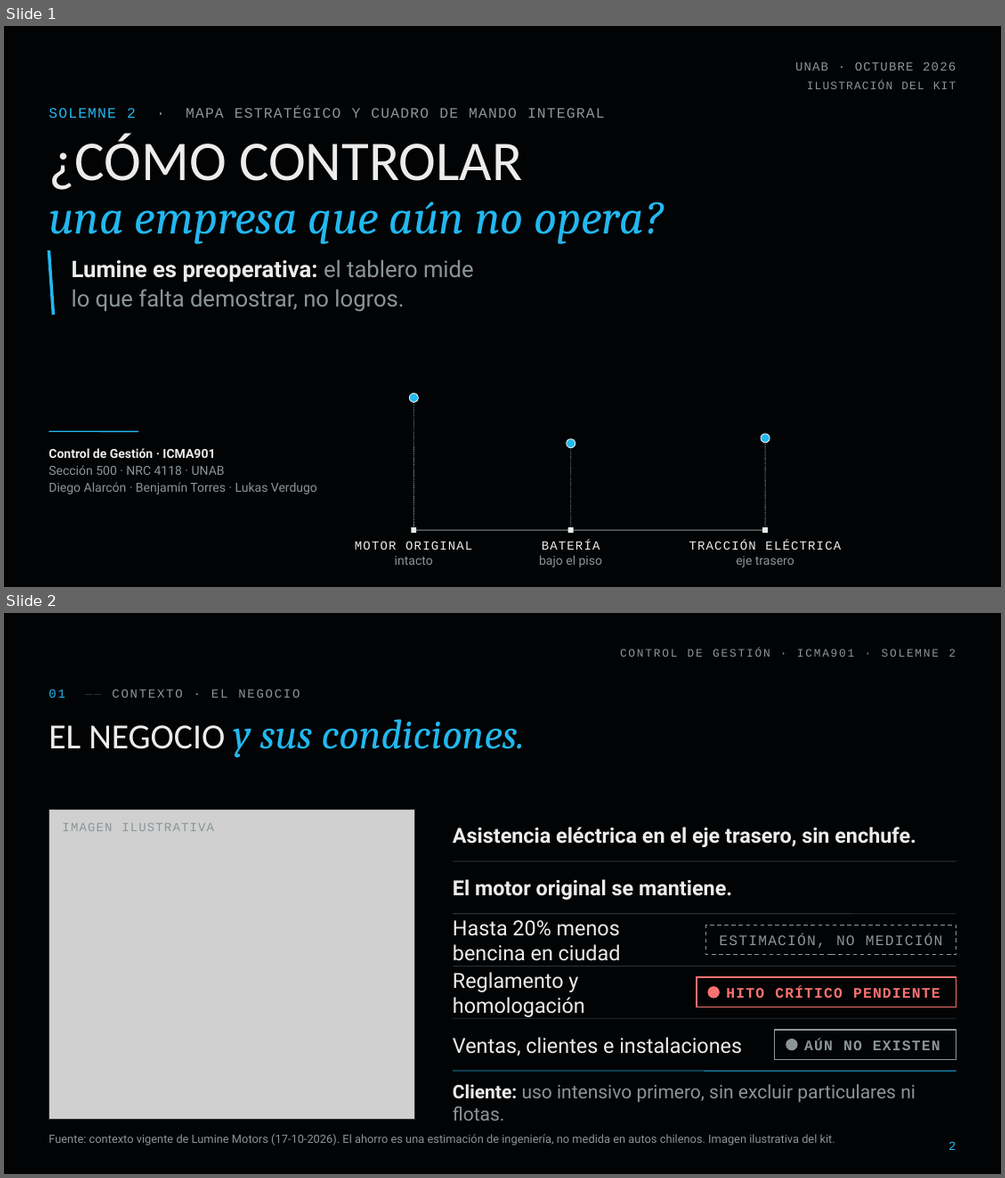
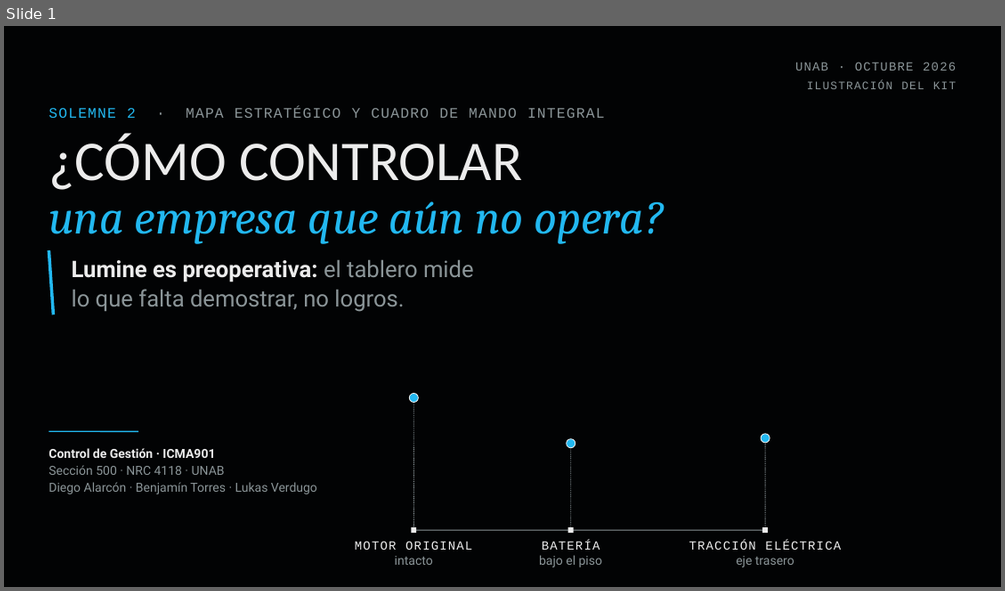
Before and after one commit to diegoaam0109-ux/lumine, a slide deck: solemne-2/Lumine_Solemne2_CMI_Control_de_Gestion.pptx. Shown one above the other, each under a label of ours: slides 1 and 2 before the commit, slide 1 after it. The pictures are 1005x1178 and 1005x591 pixels, drawn with LibreOffice and Linux fonts; fonts in the diff are those of the drawing; grey boxes stand for pictures; background and template pictures are left out. Boxes give left, top, right and bottom in pixels: in the first picture for what was removed or moved away, otherwise in the second. Text is boxed around its words. In the diff, an @@ line names an element or a change of style, - is before the commit and + after.

```diff
--- a/solemne-2/Lumine_Solemne2_CMI_Control_de_Gestion.pptx
+++ b/solemne-2/Lumine_Solemne2_CMI_Control_de_Gestion.pptx
@@ slide 2 removed at [4, 613, 1001, 1174], background #020304 @@
@@ text removed at [620, 649, 955, 657] @@
-CONTROL DE GESTIÓN · ICMA901 · SOLEMNE 2
@@ text removed at [48, 689, 299, 698] @@
-01 —— CONTEXTO · EL NEGOCIO
@@ title removed at [48, 719, 525, 757] @@
-EL NEGOCIO y sus condiciones.
@@ picture removed at [48, 809, 415, 1119] @@
@@ rectangle removed at [48, 809, 415, 1119] @@
@@ text removed at [62, 823, 214, 831] @@
-IMAGEN ILUSTRATIVA
@@ text removed at [453, 827, 916, 847] @@
-Asistencia eléctrica en el eje trasero, sin enchufe.
@@ line removed from (453, 861) to (956, 861) @@
@@ text removed at [453, 879, 732, 900] @@
-El motor original se mantiene.
@@ line removed from (453, 914) to (956, 914) @@
@@ text removed at [453, 920, 621, 961] @@
-Hasta 20% menos bencina en ciudad
@@ rectangle removed at [706, 925, 956, 955] @@
@@ text removed at [719, 934, 943, 948] @@
-ESTIMACIÓN, NO MEDICIÓN
@@ line removed from (453, 966) to (956, 966) @@
@@ text removed at [453, 972, 585, 1017] @@
-Reglamento y homologación
@@ rectangle removed at [696, 977, 956, 1007] @@
@@ ellipse removed at [708, 986, 720, 998] @@
@@ text removed at [726, 987, 940, 997] @@
-HITO CRÍTICO PENDIENTE
@@ line removed from (453, 1018) to (956, 1018) @@
@@ text removed at [453, 1037, 742, 1055] @@
-Ventas, clientes e instalaciones
@@ rectangle removed at [775, 1030, 956, 1060] @@
@@ ellipse removed at [786, 1038, 798, 1051] @@
@@ text removed at [804, 1039, 940, 1050] @@
-AÚN NO EXISTEN
@@ line removed from (453, 1070) to (956, 1070) @@
@@ text removed at [453, 1084, 915, 1120] @@
-Cliente: uso intensivo primero, sin excluir particulares ni flotas.
@@ text removed at [48, 1134, 835, 1145] @@
-Fuente: contexto vigente de Lumine Motors (17-10-2026). El ahorro es una estimación de ingeniería, no medida en autos chilenos. Imagen ilustrativa del kit.
@@ page number removed at [948, 1141, 955, 1150] @@
-2
```
Also in this commit, not shown: 9 slides changed, 12 slides added, 1 other slide removed, 10 other files.
